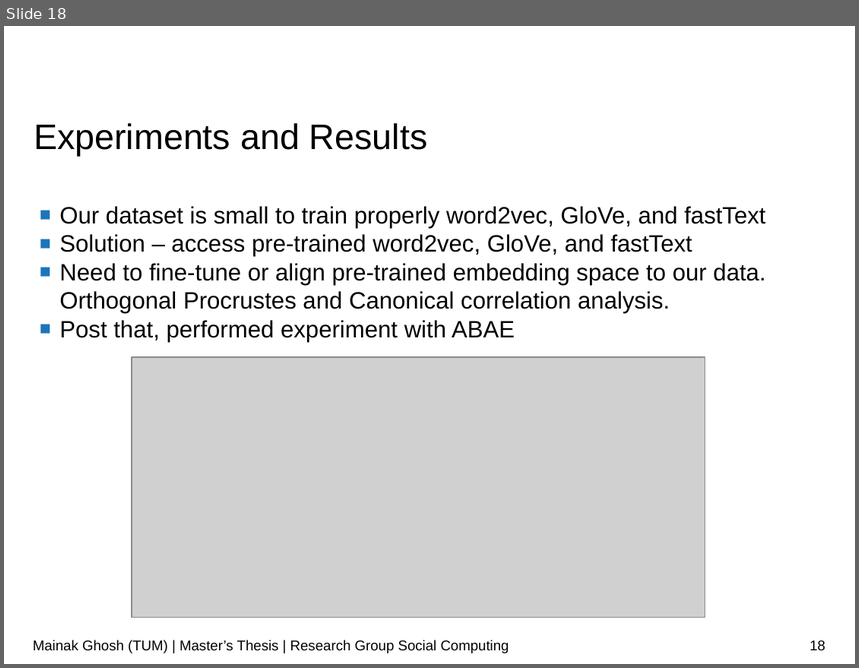
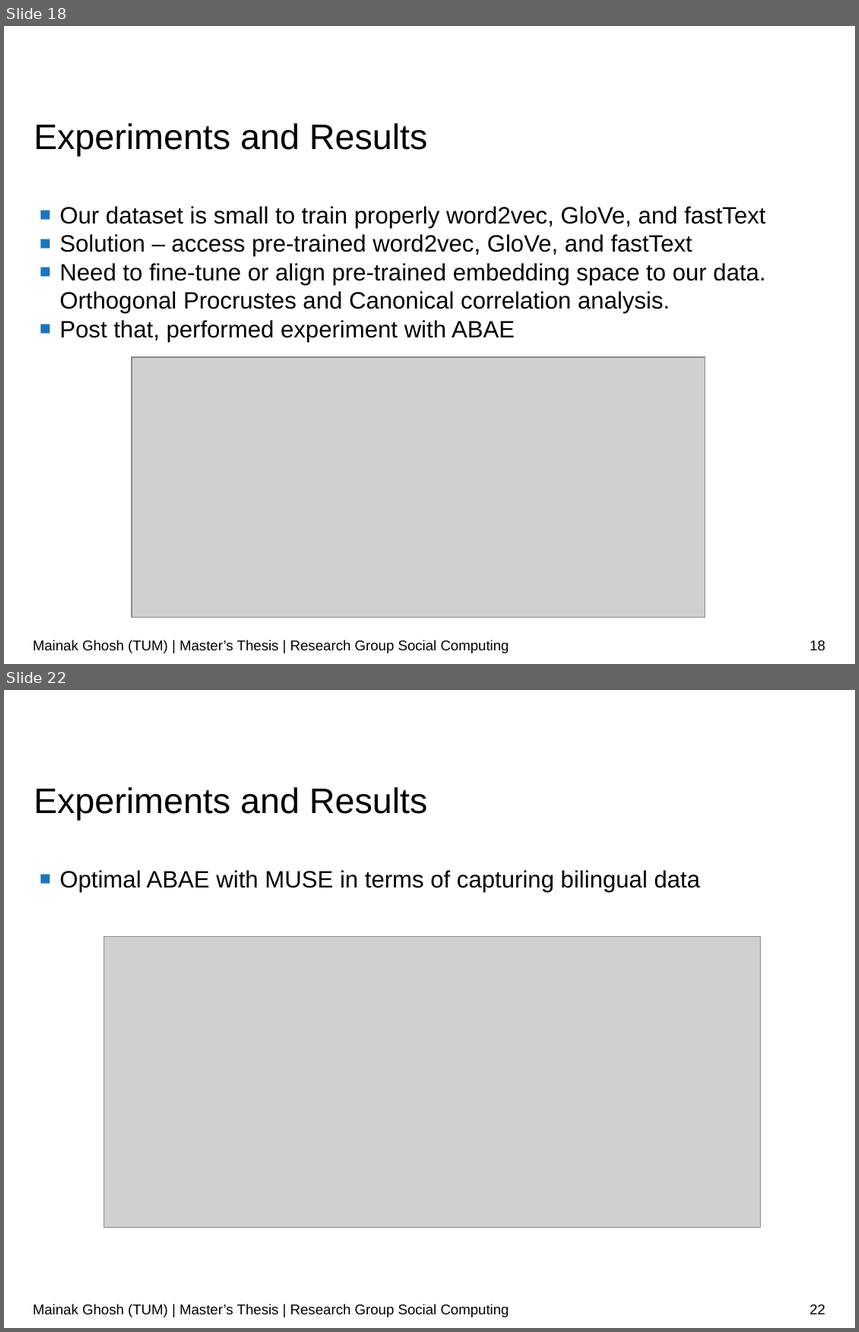
Before and after one commit to ghoshmainak/mainak-master-thesis, a slide deck: report/thesis-ppt.odp. Shown one above the other, each under a label of ours: slide 18 before the commit, slides 18 and 22 after it; the slides between them are not shown. The pictures are 859x668 and 859x1332 pixels, drawn with LibreOffice and Linux fonts; fonts in the diff are those of the drawing; grey boxes stand for pictures; background and template pictures are left out. Boxes give left, top, right and bottom in pixels: in the first picture for what was removed or moved away, otherwise in the second. Text is boxed around its words. In the diff, an @@ line names an element or a change of style, - is before the commit and + after.

```diff
--- a/report/thesis-ppt.odp
+++ b/report/thesis-ppt.odp
@@ slide 22 added at (x1=4, y1=690, x2=855, y2=1328), background #FFFFFF @@
@@ title added at (x1=34, y1=787, x2=427, y2=820), 30 pt, text #000000 @@
+Experiments and Results
@@ text added at (x1=59, y1=870, x2=701, y2=892), 20 pt, text #000000 @@
+■ Optimal ABAE with MUSE in terms of capturing bilingual data
@@ picture added at (x1=104, y1=937, x2=761, y2=1228) @@
@@ text added at (x1=33, y1=1304, x2=509, y2=1318), 12 pt, text #000000 @@
+Mainak Ghosh (TUM) | Master’s Thesis | Research Group Social Computing
@@ page number added at (x1=810, y1=1305, x2=826, y2=1315), 12 pt, text #000000 @@
+22
```
Also in this commit, not shown: 8 other slides added, 16 slides removed, 1 other file.
